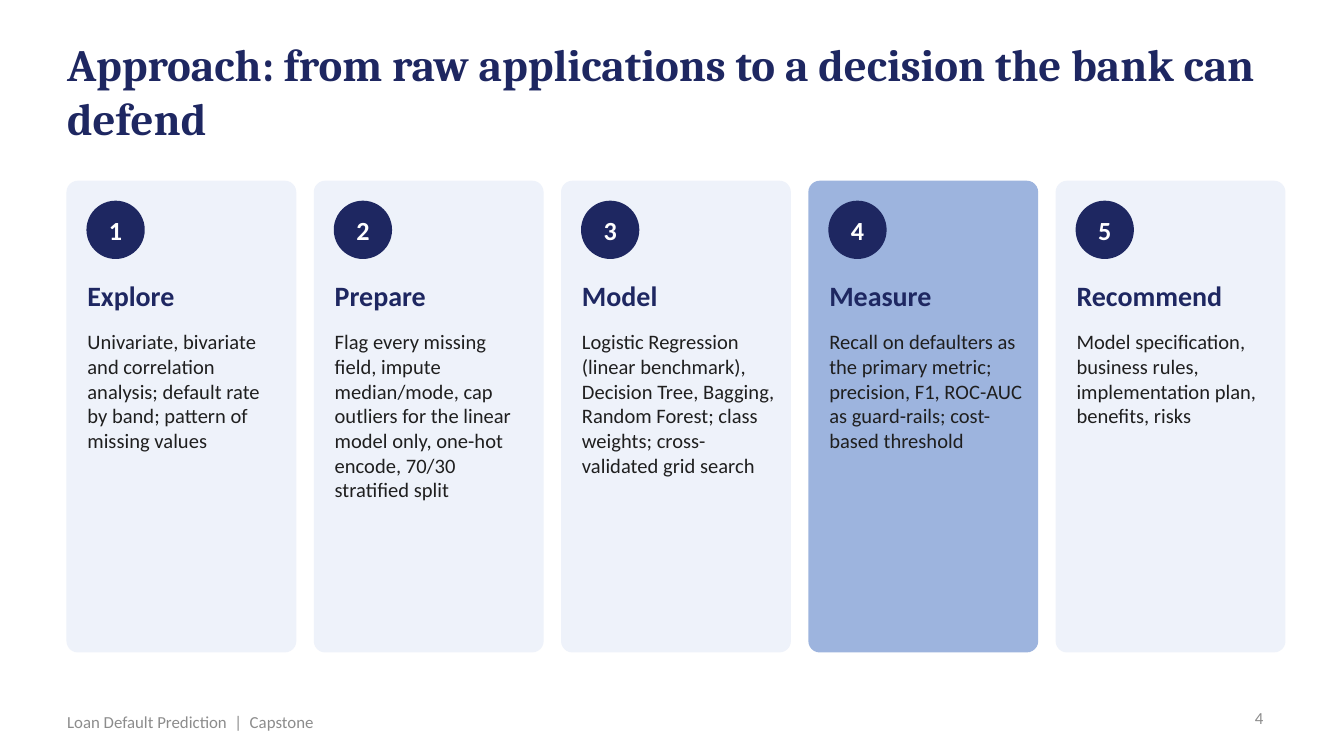
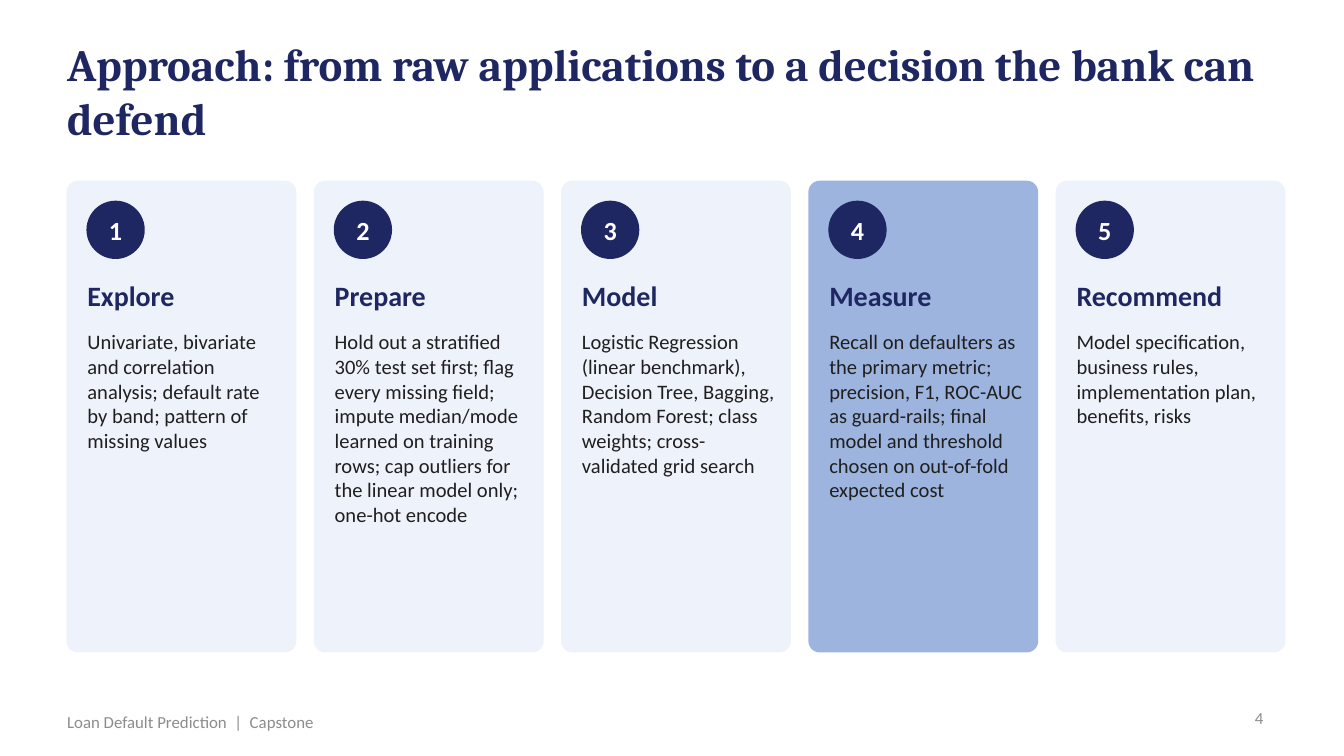
Before and after one commit to shubham1891/Personal-code, a slide deck: slide 4 of presentation/Loan_Default_Prediction_Presentation.pptx. Drawn at 1344x756 pixels with LibreOffice and Linux fonts; fonts in the diff are those of the drawing. Boxes give left, top, right and bottom in pixels: in the first picture for what was removed or moved away, otherwise in the second. Text is boxed around its words. In the diff, an @@ line names an element or a change of style, - is before the commit and + after.

```diff
--- a/presentation/Loan_Default_Prediction_Presentation.pptx
+++ b/presentation/Loan_Default_Prediction_Presentation.pptx
@@ text at <box>335,334,518,522</box>: text changed @@
-Flag every missing field, impute median/mode, cap outliers for the linear model only, one-hot encode, 70/30 stratified split
+Hold out a stratified 30% test set first; flag every missing field; impute median/mode learned on training rows; cap outliers for the linear model only; one-hot encode
@@ text at <box>829,334,1022,501</box>: text changed @@
-Recall on defaulters as the primary metric; precision, F1, ROC-AUC as guard-rails; cost-based threshold
+Recall on defaulters as the primary metric; precision, F1, ROC-AUC as guard-rails; final model and threshold chosen on out-of-fold expected cost
```
Also in this commit, not shown: 13 other slides changed, 20 other files.
